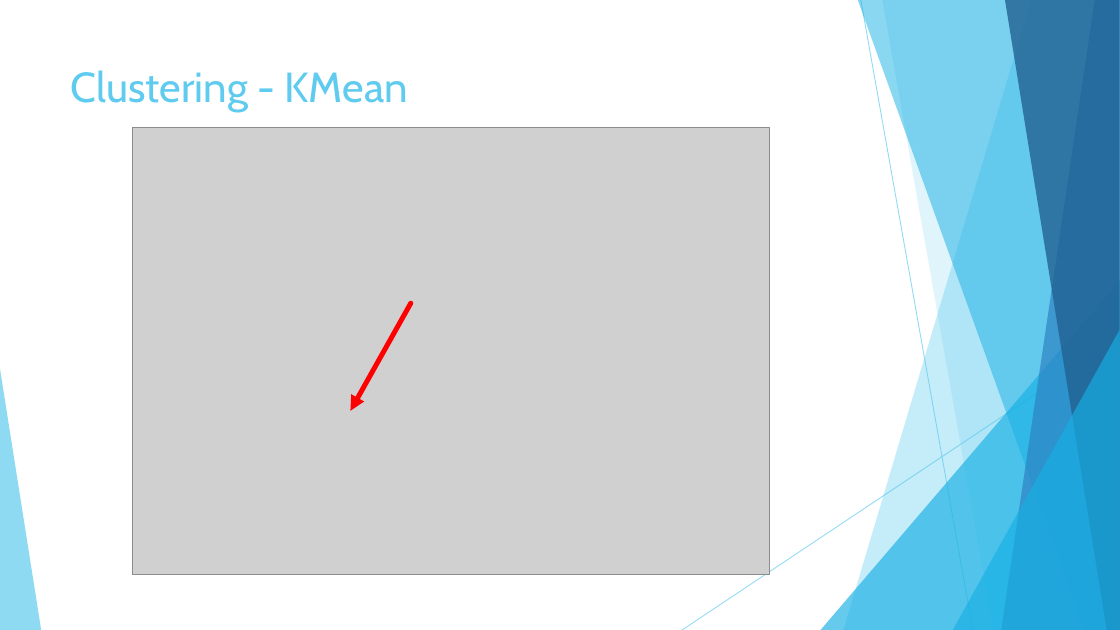
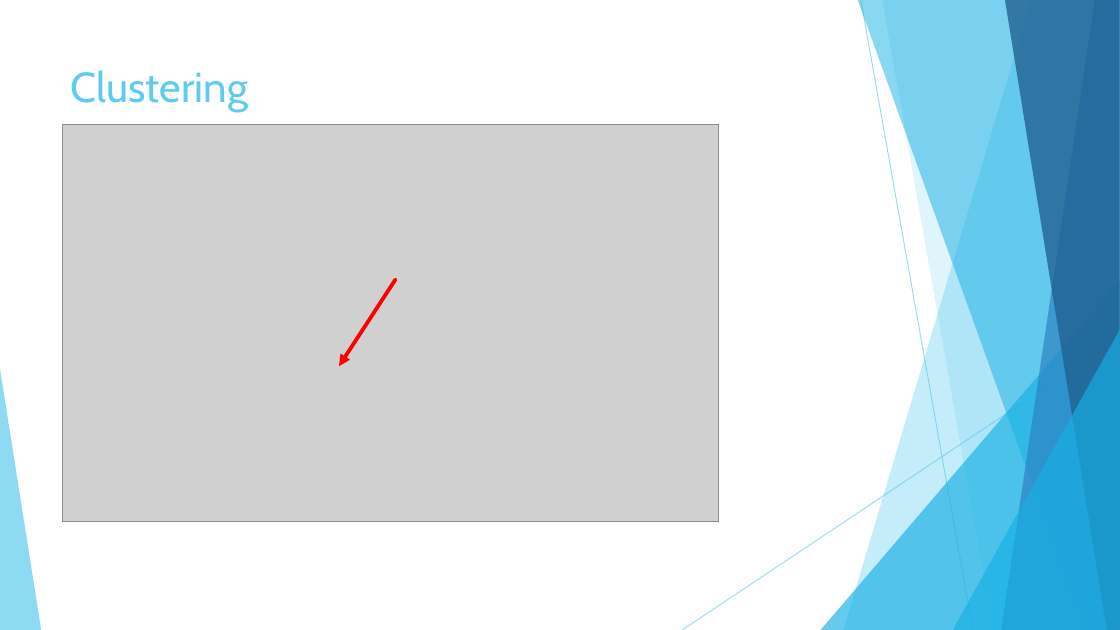
Before and after one commit to Riccardo95Facchini/DIL-2019, a slide deck: slide 12 of Presentation.pptx (slide 11 before the commit). Drawn at 1120x630 pixels with LibreOffice and Linux fonts; fonts in the diff are those of the drawing; grey boxes stand for pictures. Boxes give left, top, right and bottom in pixels: in the first picture for what was removed or moved away, otherwise in the second. Text is boxed around its words. In the diff, an @@ line names an element or a change of style, - is before the commit and + after.

```diff
--- a/Presentation.pptx
+++ b/Presentation.pptx
@@ title at <box>71,70,248,112</box>: text changed @@
-Clustering - KMean
+Clustering
@@ picture: place and size @@
-picture at <box>133,127,770,574</box>
+picture at <box>62,124,718,522</box>
@@ arrow moved from (411, 303) - (350, 411) to (396, 280) - (339, 366) @@
@@ arrow (396, 280) - (339, 366): stroke #FF0000 4.25 pt to #FF0000 3.25 pt @@
```
Also in this commit, not shown: 4 other slides changed, 13 slides added, 1 slide removed.
